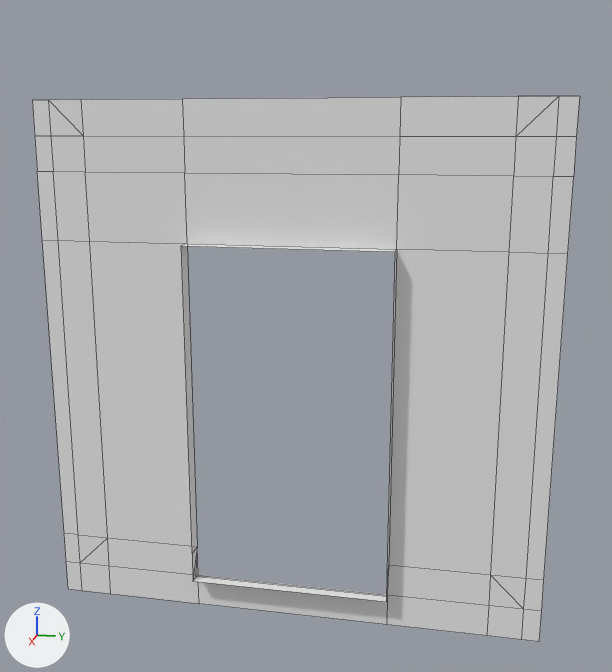
Before and after pictures for a commit that changed the FBX model Source/Assets/Models/Axel/Modular/Int_DoorRight.fbx.
One viewpoint serves both versions: a 50 mm camera at (4.53, -0.48, 2.95) aimed at (-0.16, -1.42, 1.77). Lighting does not change. The marker at lower left points along +X, +Y and +Z. Mesh edges are drawn as thin lines. Where no turn or scale is listed for an object, it has been applied to the vertices.

Before the edit, the objects in view are built like this:
```python
me_cube_154 = bpy.data.meshes.new('Cube.154')
me_cube_154.from_pydata(...)  # 64 vertices, 55 faces; spans x -0.1..0.0, y -3.0..0.0, z 0.0..3.1
me_cube_154.materials.append(mat_mat_environment)  # white #e7e7e7
ob_int_doorright = bpy.data.objects.new('Int_DoorRight', me_cube_154)
ob_int_doorright.location = (0.0, 0.0, 0.0)
```
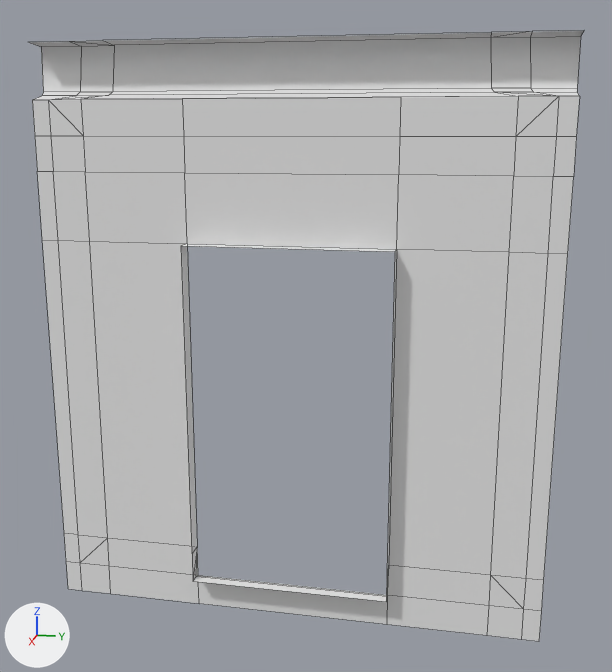
What differs and where, as boxes [x1, y1, x2, y2] in the pictures (612 x 672 px):
'Int_DoorRight', reshaped (12% taller)
    before: [32, 96, 579, 641]
    after: [29, 31, 584, 641]
part 1 of me_cube_154, added
    after: [29, 31, 584, 100]

Edits to the bpy script that builds the scene:
```text
Change me_cube_154:
    used by ob_int_doorright; location = (0.0, 0.0, 0.0)
    remove me_cube_154.from_pydata(...)  # 64 vertices, 55 faces; spans x -0.1..0.0, y -3.0..0.0, z 0.0..3.1
    add me_cube_154.from_pydata(...)  # 92 vertices, 79 faces; spans x -0.25..0.0, y -3.0..0.0, z 0.0..3.41
    me_cube_154 part 1
    19 vertices are added at x -0.25..-0.1, y -3.0..0.0, z 3.1..3.41
    9 new vertices lie (0.0, 0.2, 0.0) away from vertices in x -0.25..-0.1, y -2.9..-0.42, z 3.1..3.41
    24 new faces join them
```
